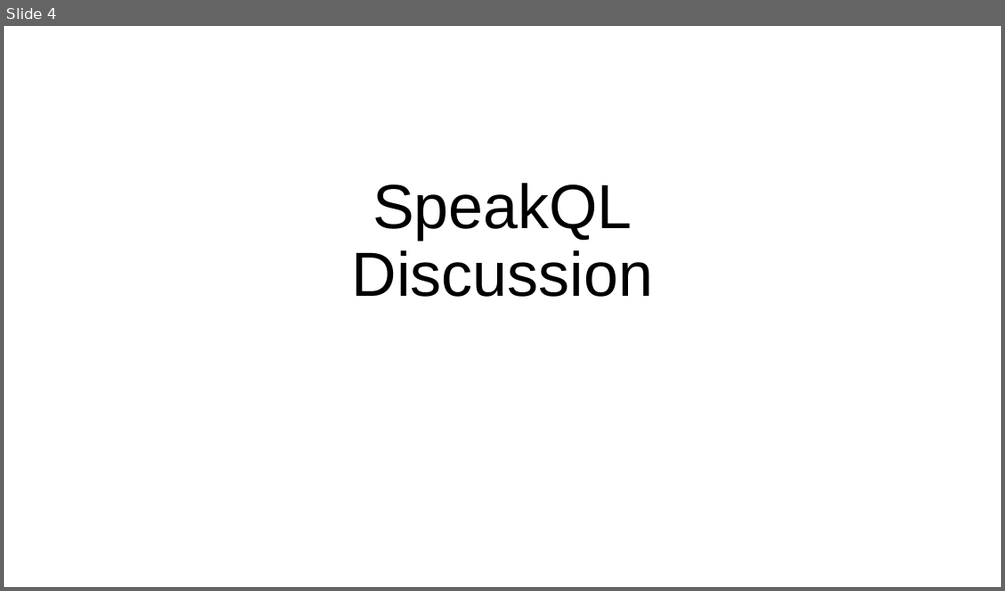
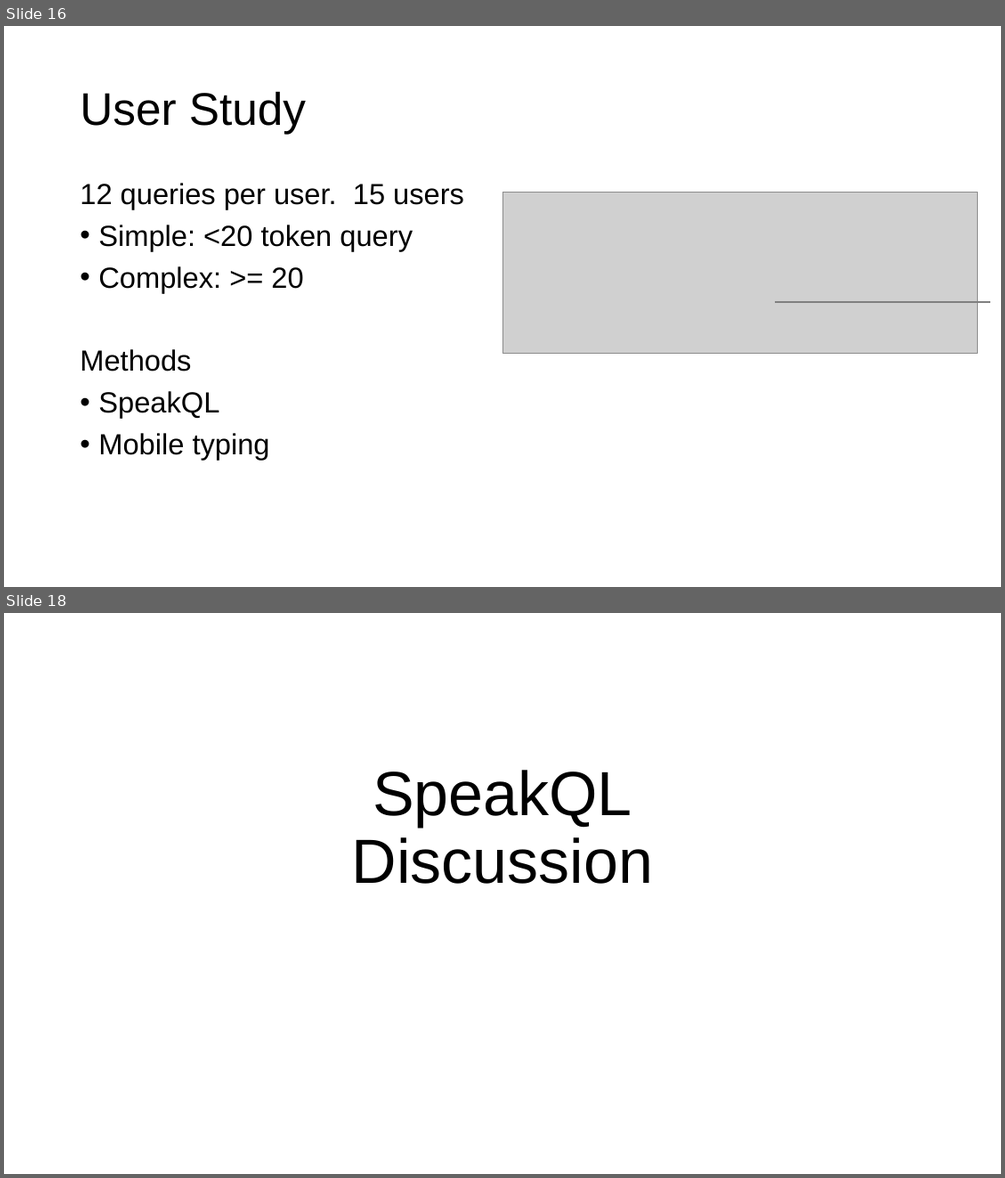
Before and after one commit to columbiaviz/columbiaviz.github.io, a slide deck: 2020s_w6998/lecs/08_modalities.pptx. Shown one above the other, each under a label of ours: slide 4 before the commit, slides 16 and 18 after it; the slides between them are not shown. The pictures are 1005x591 and 1005x1178 pixels, drawn with LibreOffice and Linux fonts; fonts in the diff are those of the drawing; grey boxes stand for pictures. Boxes give left, top, right and bottom in pixels: in the first picture for what was removed or moved away, otherwise in the second. Text is boxed around its words. In the diff, an @@ line names an element or a change of style, - is before the commit and + after.

```diff
--- a/2020s_w6998/lecs/08_modalities.pptx
+++ b/2020s_w6998/lecs/08_modalities.pptx
@@ slide 16 added at box(4, 26, 1001, 587), background #FFFFFF @@
@@ title added at box(80, 91, 306, 134), 44 pt, text #000000 @@
+User Study
@@ text added at box(80, 183, 464, 459), 28 pt, text #000000 @@
+12 queries per user. 15 users
+• Simple: <20 token query
+• Complex: >= 20
+Methods
+• SpeakQL
+• Mobile typing
@@ picture added at box(502, 192, 978, 354) @@
@@ line added from (775, 302) to (990, 302), #808080 2.25 pt @@
@@ what was slide 4 is now slide 18 @@
```
Also in this commit, not shown: 1 slide changed, 16 other slides added.
